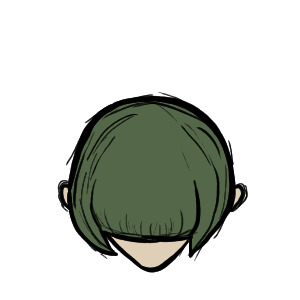
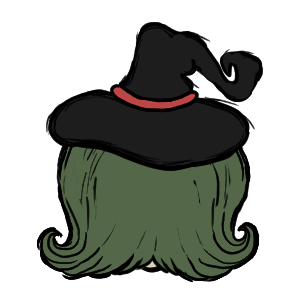
Layered file, before and after one edit (w=300, h=300). Changes by layer:
added layer "Layer 3" above "Layer 2" over bbox(68, 131, 237, 172)
added layer "Layer 2" above "Layer 4" over bbox(46, 21, 264, 169)
added layer "Layer 4" above "Whitney_Test-Sprite-Single-Image-NoHat" over bbox(36, 125, 260, 283)
